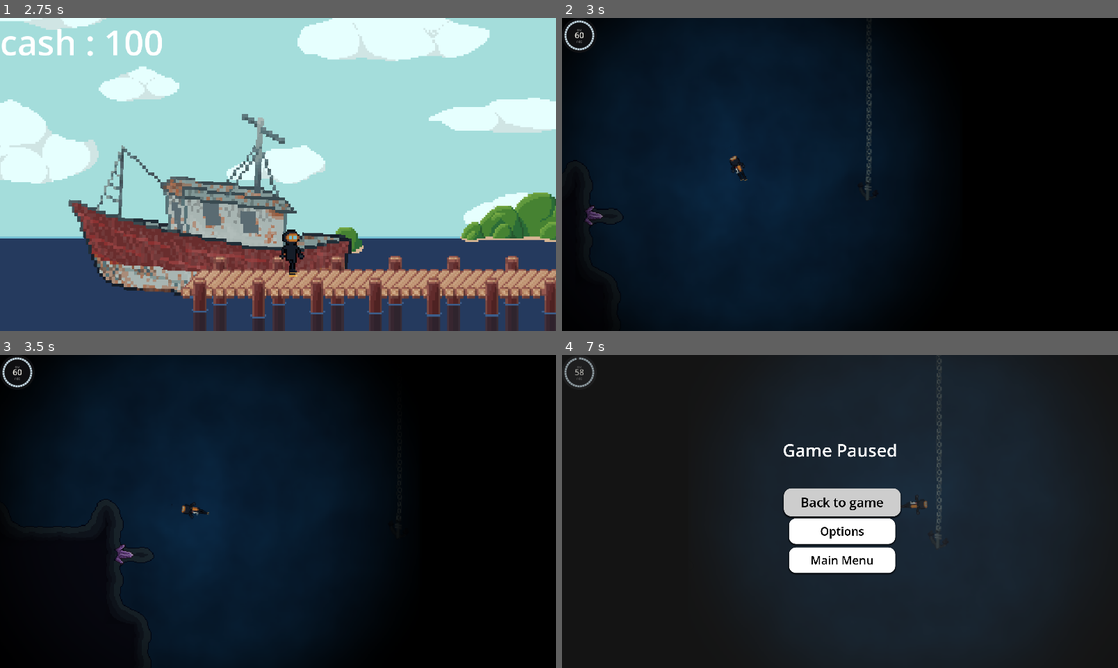
Above: before the commit, frames 1-4 (two rows, left to right).
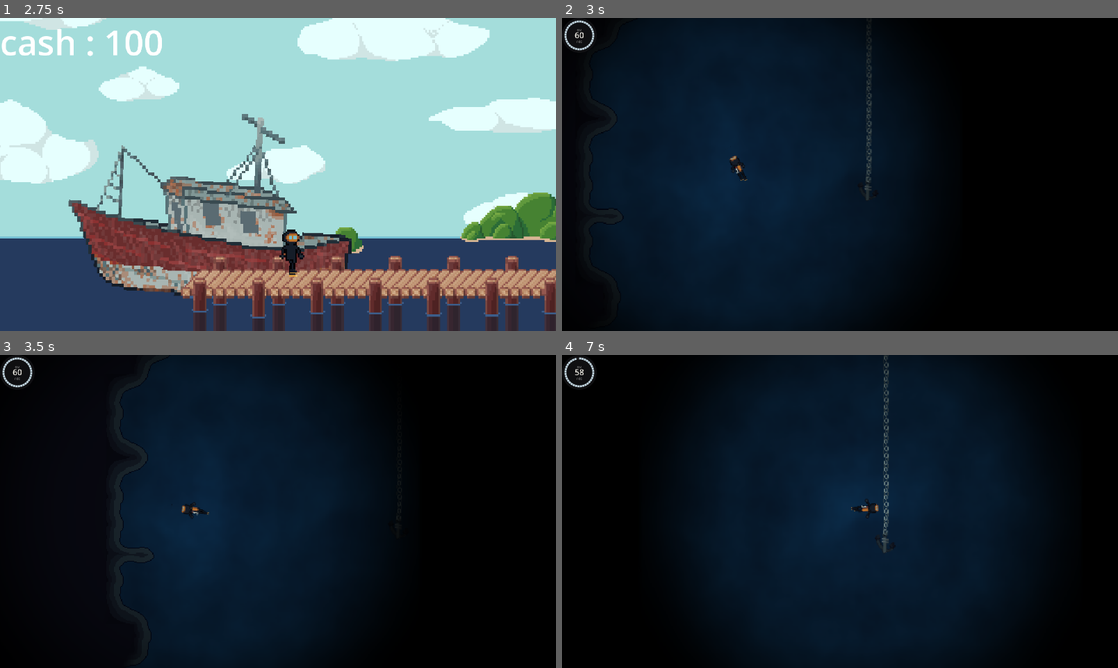
Above: after the commit, the same moments.

Repository: VoidCast00/GameJam_2026
Game: Godot game, scene res://scenes/main/game.tscn
The game is run twice, just before and just after one commit, with the same random seed, the same clock (stepped at 60 frames per second) and the same inputs.
Inputs (mouse positions are in pixels of both pictures, inside the frame that each line leads up to):
- Up to frame 1 (2.75 s): click "Start" at 0.5 s; tap Enter at 1.25 s; move the mouse to (400, 158) at 1.27 s; hold D (right) from 1.28 s (still down); tap E (action) at 1.35 s; tap W (jump) at 1.52, 2.27 s; tap Space at 2 s; move the mouse to (166, 190) at 2.02 s; click (166, 190) at 2.1 s
- Up to frame 2 (3 s): move the mouse to (895, 105) at 2.77 s; release D (right) at 2.78 s; hold A (left) from 2.78 s (still down); tap E (action) at 2.85 s
- Up to frame 3 (3.5 s): keep holding A (left)
- Up to frame 4 (7 s): move the mouse to (812, 574) at 3.52 s; release A (left) at 3.53 s; hold D (right) 3.53-5.03 s; click (812, 574) at 3.6 s; tap W (jump) at 3.77, 4.52, 5.27 s; move the mouse to (1006, 558) at 4.27 s; tap E (action) at 4.35, 5.85 s; tap Escape (esc) at 4.9 s; move the mouse to (673, 464) at 5.02 s; hold A (left) 5.03-5.78 s; click (673, 464) at 5.1 s; tap Enter at 5.75 s; move the mouse to (867, 511) at 5.77 s; hold D (right) 5.78-6.5 s; click "Back to game" at 6.5 s

Frame 1 is identical in both runs. In frame 2, less than 0.1% of the frame differs, in the area x 4-10%, y 29-66%; in frame 3, 2.9%; in frame 4, 20%, in the area x 0-100%, y 0-100%.

Commit message:
Overhauled the generation little bit plus raandom seeds, than fixed the resume button not wokring

Diff:
--- a/scenes/caveEnviroment/cave_enviroment.tscn
+++ b/scenes/caveEnviroment/cave_enviroment.tscn
@@ -551,6 +551,7 @@
 frequency = 0.0242
 fractal_octaves = 8
 cellular_distance_function = 2
+domain_warp_enabled = true
 
 [sub_resource type="NoiseTexture2D" id="NoiseTexture2D_yf8om"]
 noise = SubResource("FastNoiseLite_0rn35")
--- a/scenes/caveGenerator/caveManager.gd
+++ b/scenes/caveGenerator/caveManager.gd
@@ -121,6 +121,13 @@
 
 #generate
 func generateCaveSystem() -> void:
+	#random seed so every run generates a different cave
+	randomize()
+	caveNoise.noise.seed = randi()
+	crystalNoise.noise.seed = randi()
+	goldNoise.noise.seed = randi()
+
+
 	#rock
 	var rock: Array[Vector2i] = []
 	for x in range(-HALF_SIZE, HALF_SIZE):
--- a/scenes/main/gameHandler.gd
+++ b/scenes/main/gameHandler.gd
@@ -19,6 +19,7 @@
 var is_loading := false
 
 func _ready() -> void:
+	pause.resume.connect(switchPause)
 	Global.shop_ui = %ShopUI
 	Global.loading_text = %LoadingText
 	Global.oxygen_gauge = oxygen_gauge
@@ -55,6 +56,9 @@
 	get_tree().quit()
 
 
+func switchPause() -> void:
+	pause.visible = not pause.visible
+	get_tree().paused = pause.visible
 
 
 func _unhandled_input(event: InputEvent) -> void:
@@ -63,8 +67,7 @@
 
 	if menu.visible:
 		return
-	pause.visible = not pause.visible
-	get_tree().paused = pause.visible
+	switchPause()
 
 
 func load_env(scene: PackedScene) -> void:
--- a/scenes/ui/gamePause/pause_ui.gd
+++ b/scenes/ui/gamePause/pause_ui.gd
@@ -4,9 +4,11 @@
 @onready var options: AnimatedButton = $VBoxContainer/options
 @onready var exit: AnimatedButton = $VBoxContainer/goMainMenu
 
+signal resume
 
 func _ready() -> void:
 	exit.pressed.connect(_on_exit_pressed)
+	back_to_game.pressed.connect(resume.emit)
 
 
 
